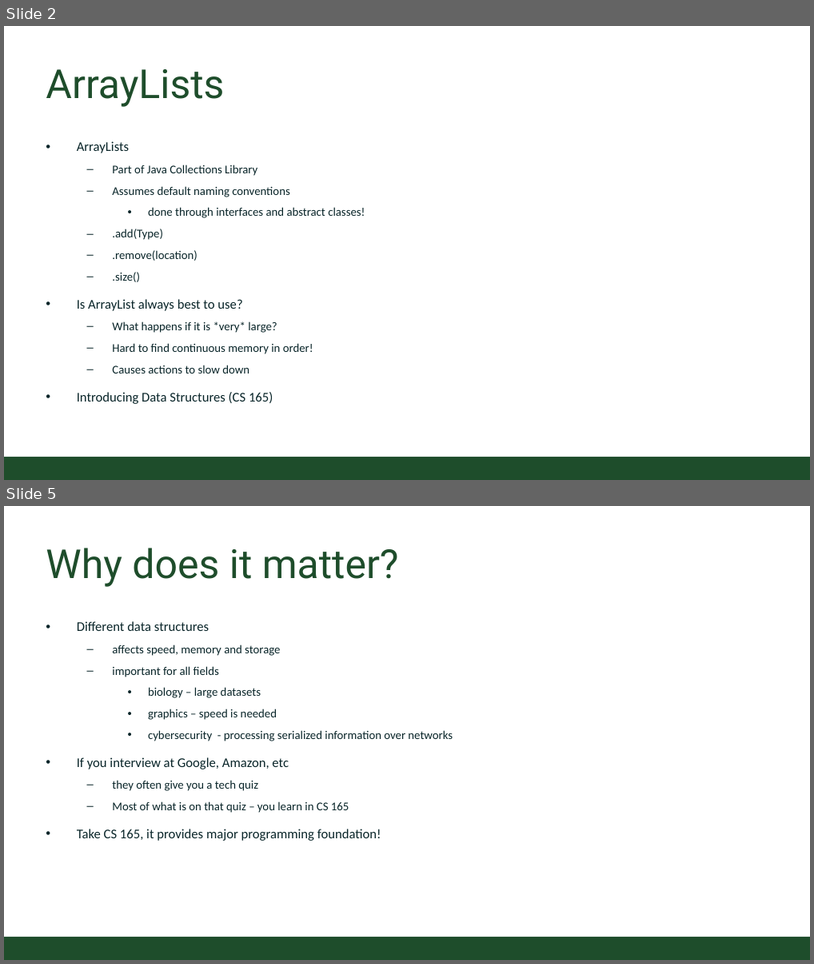
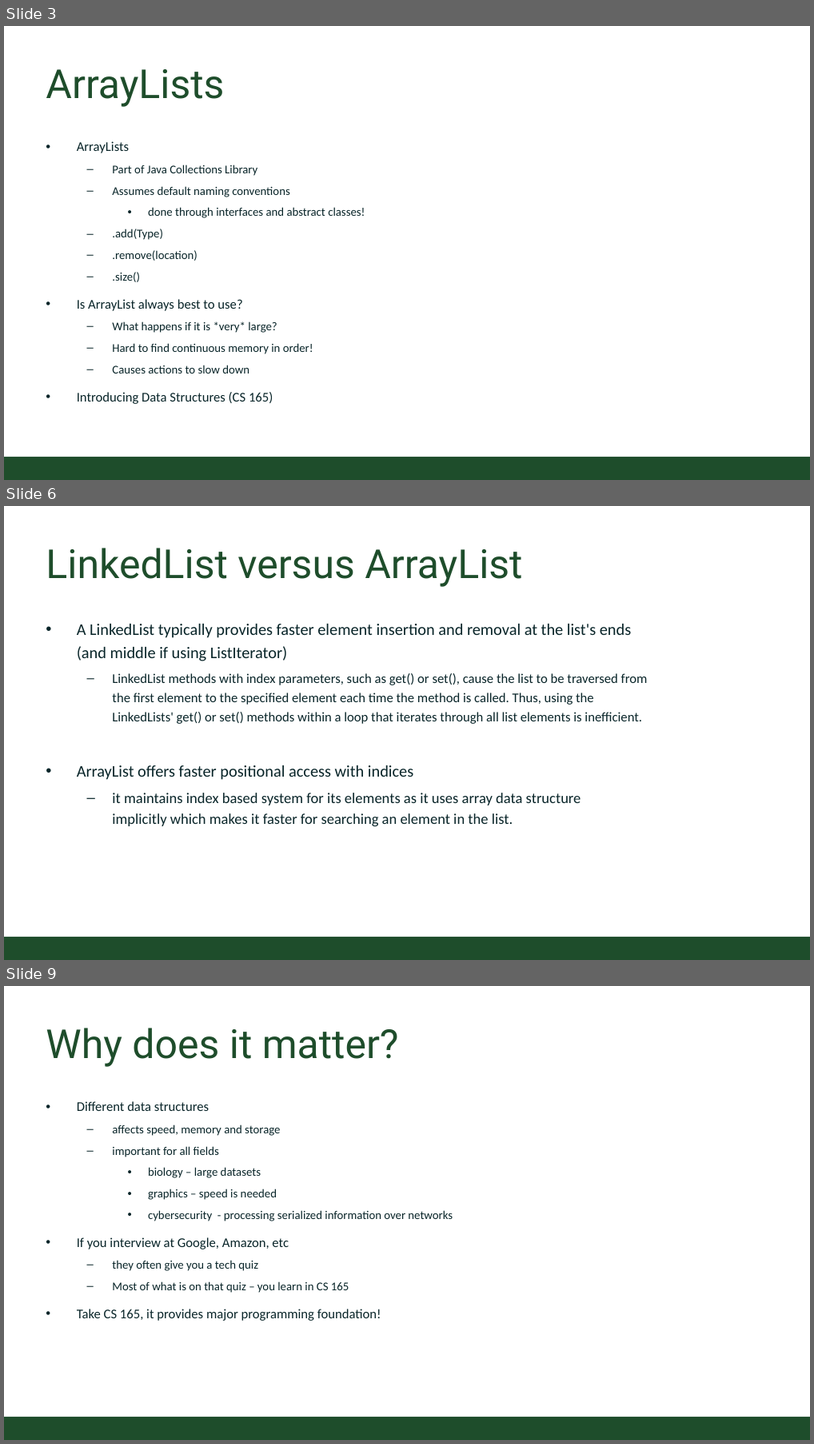
Before and after one commit to CSU-CompSci-CS163-4/Handouts, a slide deck: slides/On-Campus/14_03_Collections.pptx. Shown one above the other, each under a label of ours: slides 2 and 5 before the commit, slides 3, 6 and 9 after it; the slides between them are not shown. The pictures are 814x964 and 814x1444 pixels, drawn with LibreOffice and Linux fonts; fonts in the diff are those of the drawing; background and template pictures are left out. Boxes give left, top, right and bottom in pixels: in the first picture for what was removed or moved away, otherwise in the second. Text is boxed around its words. In the diff, an @@ line names an element or a change of style, - is before the commit and + after.

```diff
--- a/slides/On-Campus/14_03_Collections.pptx
+++ b/slides/On-Campus/14_03_Collections.pptx
@@ slide 6 added at (x1=4, y1=506, x2=810, y2=960), background #FFFFFF; not listed: 1 template element that a slide beside it also shows @@
@@ title added at (x1=46, y1=548, x2=522, y2=587), 54 pt, text #1E4D2B @@
+LinkedList versus ArrayList
@@ text added at (x1=77, y1=624, x2=648, y2=826), 18 pt, text #092529 @@
+• A LinkedList typically provides faster element insertion and removal at the list's ends (and middle if using ListIterator)
+  – LinkedList methods with index parameters, such as get() or set(), cause the list to be traversed from the first element to the specified element each time the method is called. Thus, using the LinkedLists' get() or set() methods within a loop that iterates through all list elements is inefficient.
+• ArrayList offers faster positional access with indices
+  – it maintains index based system for its elements as it uses array data structure implicitly which makes it faster for searching an element in the list.
@@ what was slide 2 is now slide 3 @@
@@ what was slide 5 is now slide 9 @@
```
Also in this commit, not shown: 2 slides changed, 3 other slides added.
